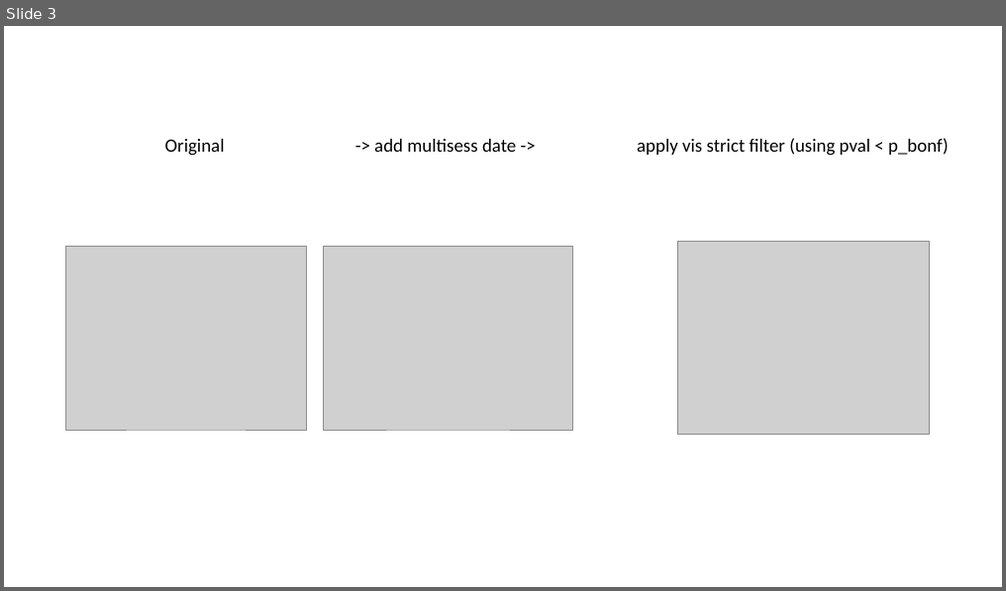
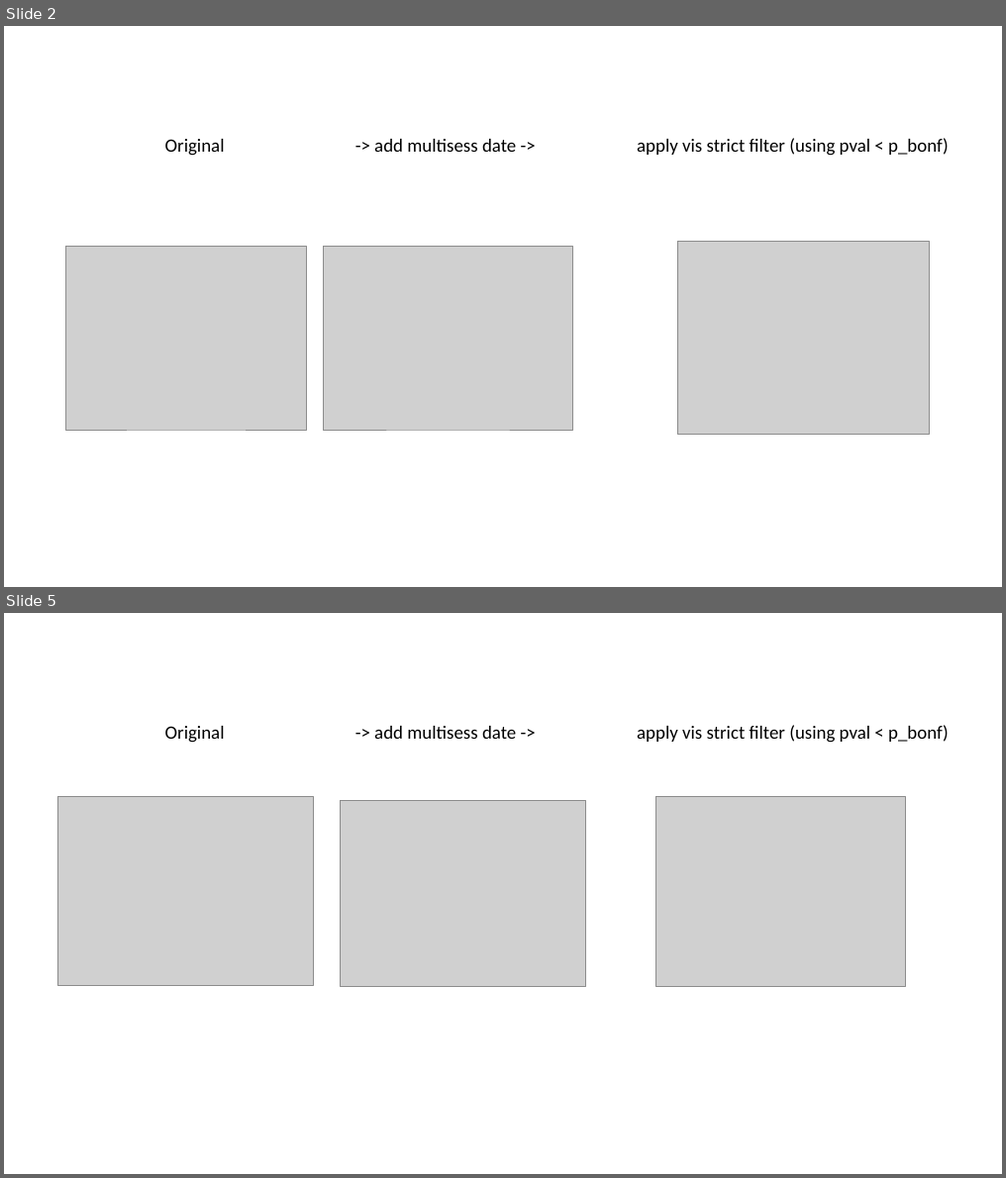
Before and after one commit to lanluo9/inter, a slide deck: results/add 8ori_2isi_multisess, and apply vis strict filter/compare.pptx. Shown one above the other, each under a label of ours: slide 3 before the commit, slides 2 and 5 after it; the slides between them are not shown. The pictures are 1006x591 and 1006x1178 pixels, drawn with LibreOffice and Linux fonts; fonts in the diff are those of the drawing; grey boxes stand for pictures. Boxes give left, top, right and bottom in pixels: in the first picture for what was removed or moved away, otherwise in the second. Text is boxed around its words. In the diff, an @@ line names an element or a change of style, - is before the commit and + after.

```diff
--- a/results/add 8ori_2isi_multisess, and apply vis strict filter/compare.pptx
+++ b/results/add 8ori_2isi_multisess, and apply vis strict filter/compare.pptx
@@ slide 5 added at box(4, 613, 1002, 1174), background #FFFFFF @@
@@ text added at box(165, 725, 948, 743), 18 pt, text #000000 @@
+Original -> add multisess date -> apply vis strict filter (using pval < p_bonf)
@@ picture added at box(57, 797, 313, 986) @@
@@ picture added at box(341, 801, 586, 986) @@
@@ picture added at box(655, 797, 905, 986) @@
@@ what was slide 3 is now slide 2 @@
```
Also in this commit, not shown: 2 slides changed, 2 other slides added, 3 other files.
